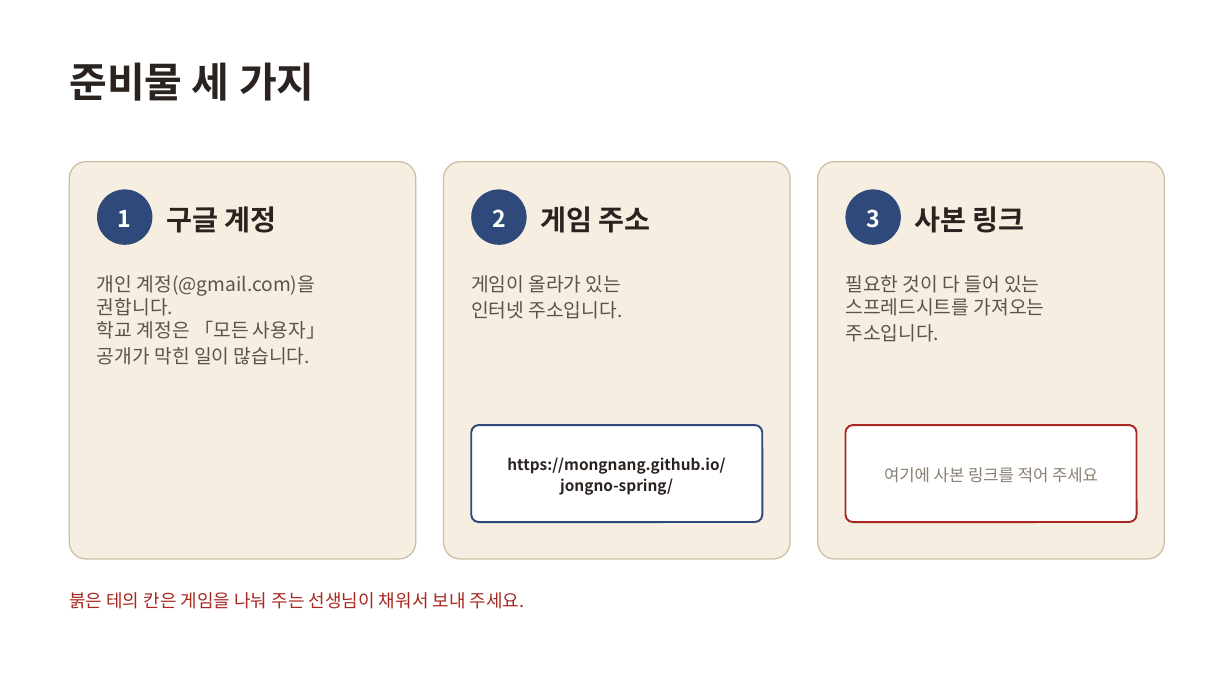
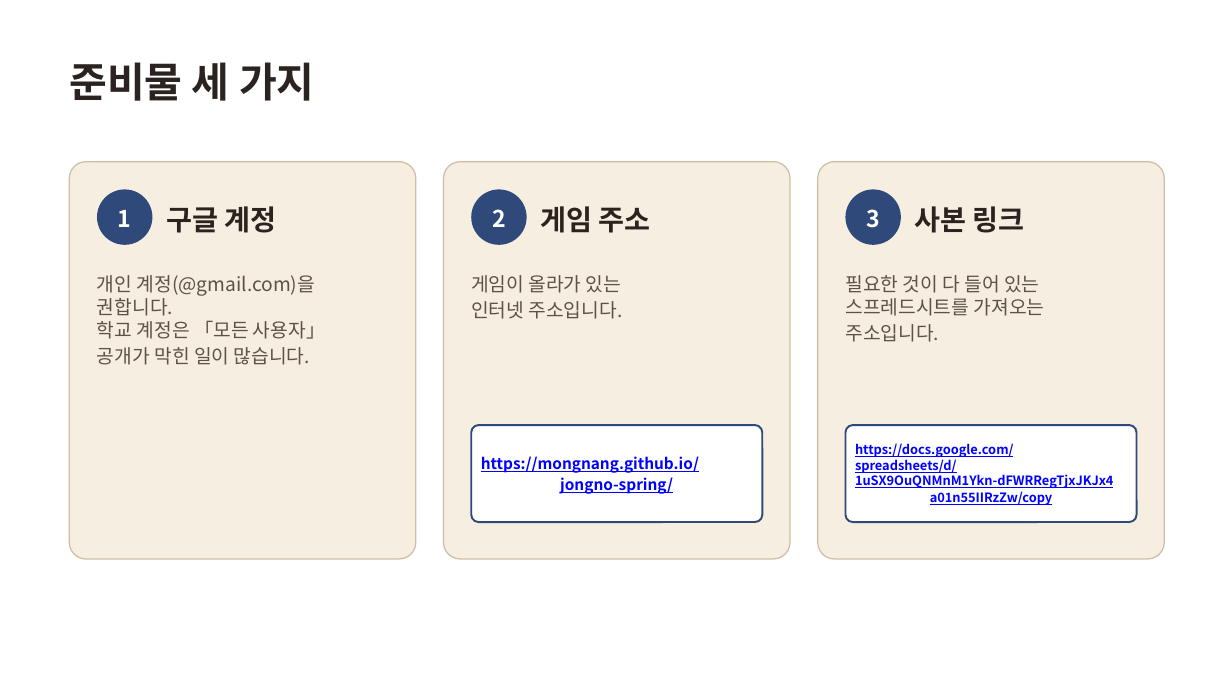
Before and after one commit to mongnang/jongno-spring, a slide deck: slide 3 of docs/우리 반 연결 안내.pptx. Drawn at 1232x693 pixels with LibreOffice and Linux fonts; fonts in the diff are those of the drawing. Boxes give left, top, right and bottom in pixels: in the first picture for what was removed or moved away, otherwise in the second. Text is boxed around its words. In the diff, an @@ line names an element or a change of style, - is before the commit and + after.

```diff
--- a/docs/우리 반 연결 안내.pptx
+++ b/docs/우리 반 연결 안내.pptx
@@ rounded rectangle "https://docs.google.com/ spreadsheets/d/ 1uSX9OuQNMnM1Ykn-dF ..." at box(846, 425, 1137, 522): outline #A8281F 1.5 pt to #2F4A7A 1.5 pt @@
@@ text in rounded rectangle at box(855, 443, 1114, 505): text changed; size 13 to 10 pt; text colour #8A7F72 to #0000FF; bold on @@
-여기에 사본 링크를 적어 주세요
+https://docs.google.com/
+spreadsheets/d/
+1uSX9OuQNMnM1Ykn-dFWRRegTjxJKJx4
+a01n55IIRzZw/copy
@@ text in rounded rectangle at box(481, 456, 699, 494): text changed; text colour #2B2320 to #0000FF @@
-https://mongnang.github.io/jongno-spring/
+https://mongnang.github.io/
+jongno-spring/
@@ text removed at box(69, 592, 525, 609) @@
-붉은 테의 칸은 게임을 나눠 주는 선생님이 채워서 보내 주세요.
```
Also in this commit, not shown: 3 other files.
